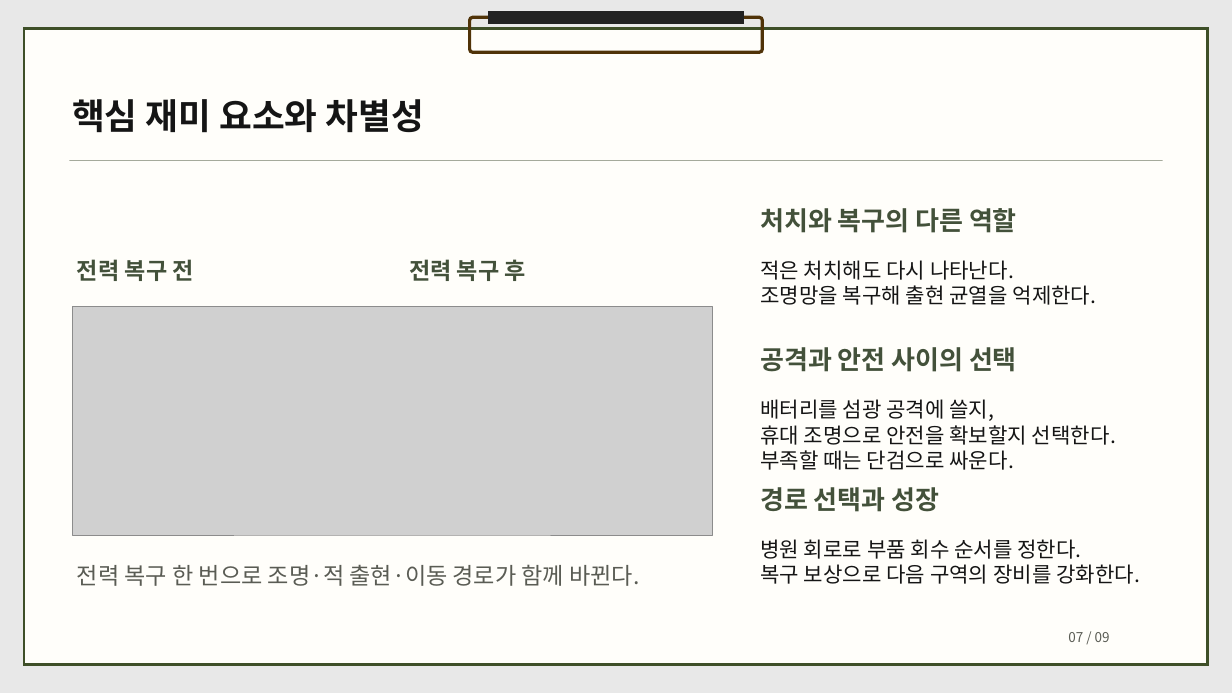
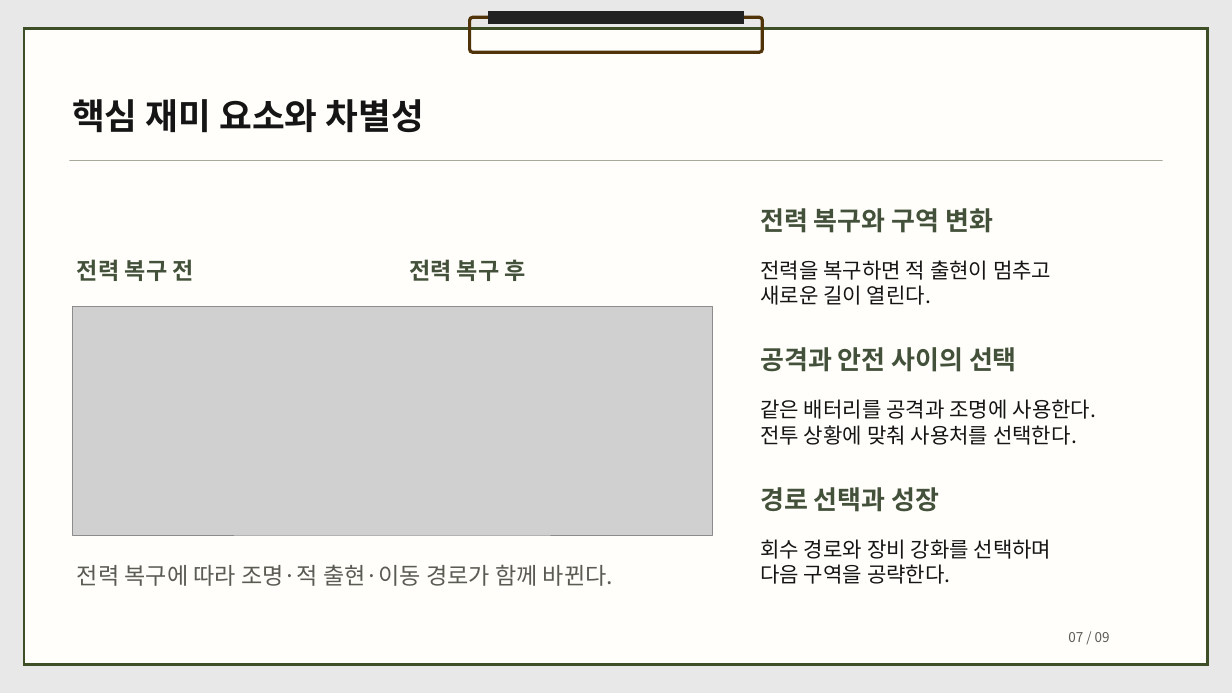
Before and after one commit to dbguswh/2Dgame_project, a slide deck: slide 7 of docs/2D게임프로그래밍 1차발표.pptx. Drawn at 1232x693 pixels with LibreOffice and Linux fonts; fonts in the diff are those of the drawing; grey boxes stand for pictures. Boxes give left, top, right and bottom in pixels: in the first picture for what was removed or moved away, otherwise in the second. Text is boxed around its words. In the diff, an @@ line names an element or a change of style, - is before the commit and + after.

```diff
--- a/docs/2D게임프로그래밍 1차발표.pptx
+++ b/docs/2D게임프로그래밍 1차발표.pptx
@@ text at [760, 208, 993, 233]: text changed @@
-처치와 복구의 다른 역할
+전력 복구와 구역 변화
@@ text at [760, 260, 1051, 305]: text changed @@
-적은 처치해도 다시 나타난다.
-조명망을 복구해 출현 균열을 억제한다.
+전력을 복구하면 적 출현이 멈추고
+새로운 길이 열린다.
@@ text at [760, 399, 1097, 445]: text changed @@
-배터리를 섬광 공격에 쓸지,
-휴대 조명으로 안전을 확보할지 선택한다.
-부족할 때는 단검으로 싸운다.
+같은 배터리를 공격과 조명에 사용한다.
+전투 상황에 맞춰 사용처를 선택한다.
@@ text at [760, 539, 1052, 584]: text changed @@
-병원 회로로 부품 회수 순서를 정한다.
-복구 보상으로 다음 구역의 장비를 강화한다.
+회수 경로와 장비 강화를 선택하며
+다음 구역을 공략한다.
@@ text at [77, 564, 613, 586]: text changed @@
-전력 복구 한 번으로 조명·적 출현·이동 경로가 함께 바뀐다.
+전력 복구에 따라 조명·적 출현·이동 경로가 함께 바뀐다.
```
Also in this commit, not shown: 7 other slides changed.
